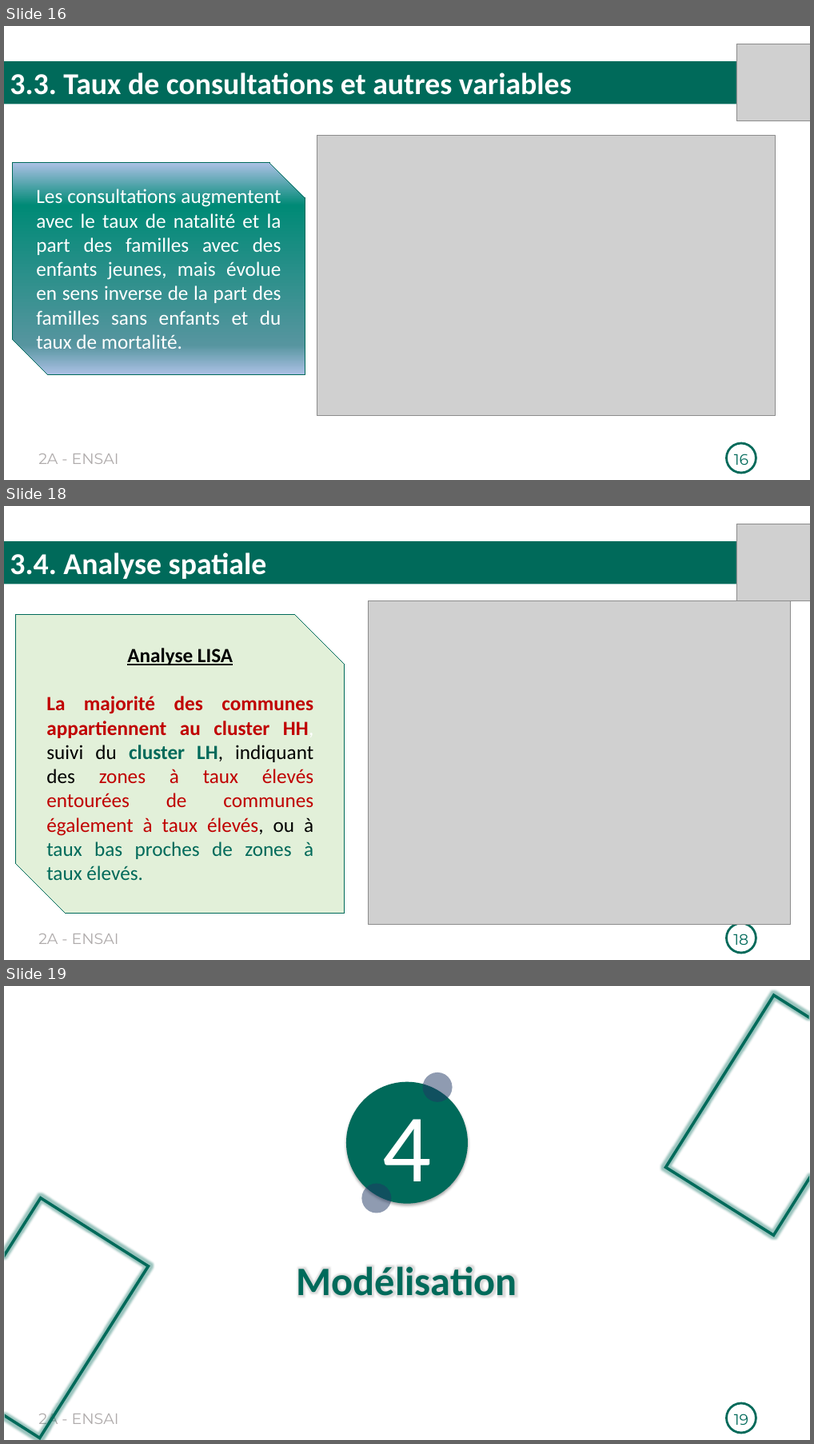
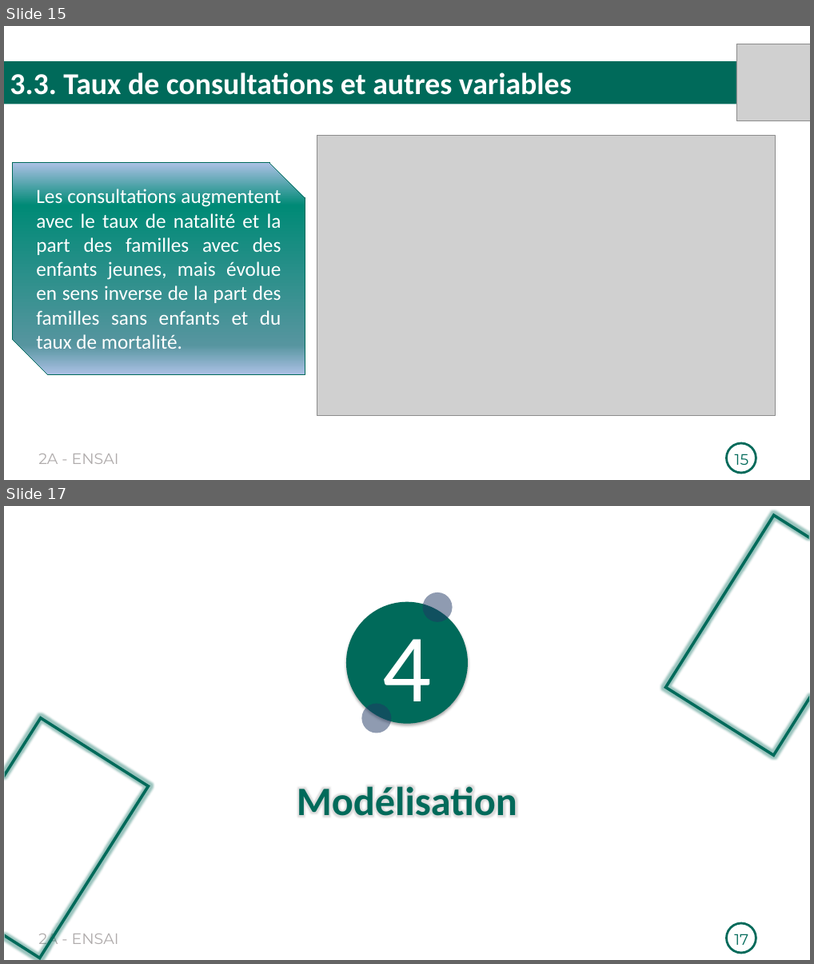
Before and after one commit to Richard-GOZAN/Projet-Stat-2A-Ensai, a slide deck: Présentation/Soutenance_Groupe25.pptx. Shown one above the other, each under a label of ours: slides 16, 18 and 19 before the commit, slides 15 and 17 after it; the slides between them are not shown. The pictures are 814x1444 and 814x964 pixels, drawn with LibreOffice and Linux fonts; fonts in the diff are those of the drawing; grey boxes stand for pictures. Boxes give left, top, right and bottom in pixels: in the first picture for what was removed or moved away, otherwise in the second. Text is boxed around its words. In the diff, an @@ line names an element or a change of style, - is before the commit and + after.

```diff
--- a/Présentation/Soutenance_Groupe25.pptx
+++ b/Présentation/Soutenance_Groupe25.pptx
@@ slide 18 removed at (4, 506, 810, 960), background #FFFFFF; not listed: 2 template elements that a slide beside it also shows @@
@@ picture removed at (738, 524, 810, 601) @@
@@ rectangle removed at (4, 541, 810, 584) @@
-3.4. Analyse spatiale
@@ picture removed at (368, 601, 790, 924) @@
@@ snip diag rect removed at (16, 614, 345, 913) @@
-Analyse LISA
-La majorité des communes appartiennent au cluster HH, suivi du cluster LH, indiquant des zones à taux élevés entourées de communes également à taux élevés, ou à taux bas proches de zones à taux élevés.
@@ page number removed at (734, 933, 749, 944) @@
-18
@@ what was slide 16 is now slide 15 @@
@@ page number at (735, 453, 750, 464): text changed @@
-16
+15
@@ what was slide 19 is now slide 17 @@
@@ page number at (734, 933, 749, 944): text changed @@
-19
+17
```
Also in this commit, not shown: 5 slides changed, 1 slide added, 2 other slides removed.
